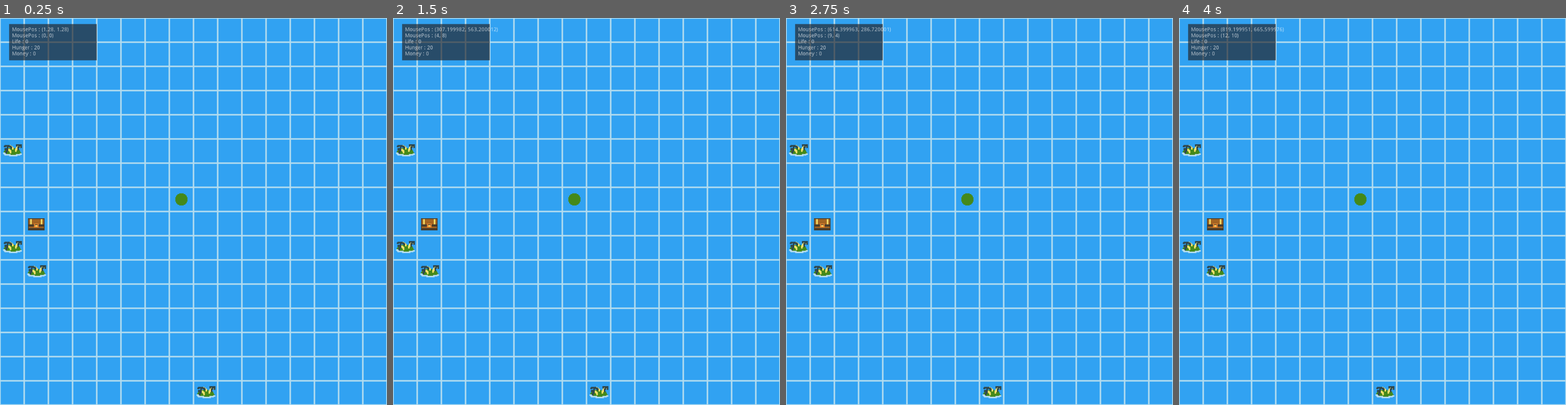
Above: before the commit, frames 1-4 (left to right).
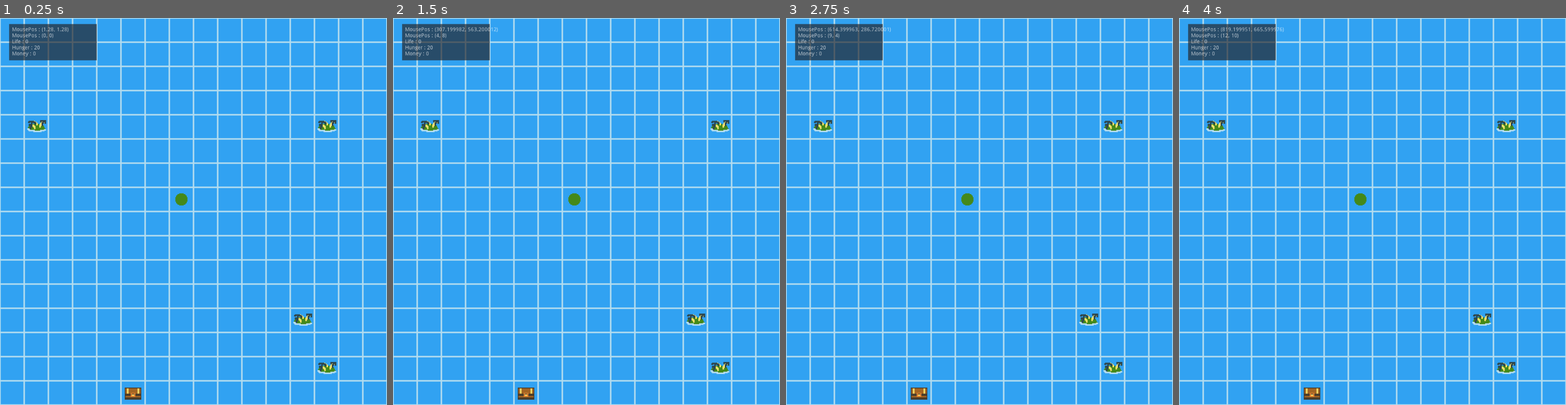
Above: after the commit, the same moments.

Repository: MrSheeplip/JamEstLa_Pirate
Game: Godot game, scene res://Pirate/scn/PrincipalScene.tscn
The game is run twice, just before and just after one commit, with the same random seed, the same clock (stepped at 60 frames per second) and the same inputs.
Inputs (mouse positions are in pixels of both pictures, inside the frame that each line leads up to):
- Up to frame 1 (0.25 s): no input
- Up to frame 2 (1.5 s): tap Enter at 0.5 s; move the mouse to (671, 192) at 0.52 s; click (671, 192) at 0.6 s; right-click (671, 192) at 0.8 s; tap Space at 1.25 s; move the mouse to (509, 230) at 1.27 s; right-click (509, 230) at 1.35 s
- Up to frame 3 (2.75 s): click (902, 230) at 1.55 s; tap Enter at 2 s; move the mouse to (1018, 126) at 2.02 s; click (1018, 126) at 2.1 s; right-click (1018, 126) at 2.3 s
- Up to frame 4 (4 s): tap Space at 2.75 s; move the mouse to (1353, 288) at 2.77 s; right-click (1353, 288) at 2.85 s; click (1353, 288) at 3.05 s; tap Enter at 3.5 s; move the mouse to (1488, 269) at 3.52 s; click (1488, 269) at 3.6 s; right-click (1488, 269) at 3.8 s

The runs differ from the first frame. In frame 1, 1.2% of the frame differs, in the area x 0-87%, y 26-99%; in frame 2, 1.2%; in frame 3, 1.2%; in frame 4, 1.2%.

Commit message:
add func Tilemap

Diff:
--- a/Pirate/scn/PrincipalScene.tscn
+++ b/Pirate/scn/PrincipalScene.tscn
@@ -14,7 +14,6 @@
 onready var DebugMode : Panel = $Debug
 
 func _process(delta):
-
 	Debug()
 	Selector.SelectorMovement()
 	Selector.SelectorChoose()
--- a/Pirate/scn/Selector.gd
+++ b/Pirate/scn/Selector.gd
@@ -56,24 +56,26 @@
 
 	if Input.is_action_just_pressed("MouseRight") and SelectorOnMovement:
 		SelectorOnMovement = false
+		SelectorLabel.self_modulate = "ffffff"
 		visible = false
-		yield(get_tree().create_timer(0,1),"timeout")
+
 	if Input.is_action_just_pressed("MouseLeft") and SelectorOnMovement:
 		if Player.Hunger > PreHunger or Player.Hunger == PreHunger:
-			if PlayerPosTile != MousePosTile:
-				MovePlayer(PreHunger)
+			if MousePosTile != PlayerPosTile :
+				MovePlayer()
 
 func SelectorChoose():
 	if SelectorOnMovement:
 		PlayerOnMove()
 	else:
 		if PlayerPosTile == MousePosTile and Input.is_action_just_pressed("MouseLeft"):
-				SelectorOnPlayer = false
-				SelectorOnMovement = true
+			SelectorOnMovement = true
+			visible = true
+			SelectorLabel.text = SelectorTextLabel()
 		elif PlayerPosTile == MousePosTile and not Input.is_action_just_pressed("MouseLeft"):
-				SelectorOnPlayer = true
-				visible = true
-				SelectorLabel.text = SelectorTextLabel()
+			SelectorOnPlayer = true
+			visible = true
+			SelectorLabel.text = SelectorTextLabel()
 		elif MousePosTile == Map.ChestPos: #si souris sur Coffre
 				SelectorOnChest = true
 				SelectorLabel.text = SelectorTextLabel()
@@ -88,28 +90,19 @@
 			SelectorOnPlayer = false
 			visible = false
 
-func MovePlayer(preHunger):
-	if MousePosTile == Map.ChestPos: #si souris sur Coffre
-		Player.Hunger -= preHunger
-		Map.set_cellv(Map.ChestPos,1)
-		yield(get_tree().create_timer(0,1),"timeout")
-		Map.set_cellv(PlayerPosTile,0)
-		PlayerPosTile = Map.PlayerTiles()
-		Map.RandiTiles()
-		SelectorOnMovement = false
-	elif Map.IslandTiles.has(MousePosTile):
-		Player.Hunger -= preHunger
-		Map.set_cellv(MousePosTile,1)
-		yield(get_tree().create_timer(0,1),"timeout")
-		Map.set_cellv(PlayerPosTile,0)
-		PlayerPosTile = Map.PlayerTiles()
-		Map.RandiTiles()
-		SelectorOnMovement = false
-	else:
-		Player.Hunger -= preHunger
-		Map.set_cellv(MousePosTile,1)
-		SelectorIsActived = false
-		yield(get_tree().create_timer(0,1),"timeout")
-		Map.set_cellv(PlayerPosTile,0)
-		PlayerPosTile = Map.PlayerTiles()
-		SelectorOnMovement = false
+func MovePlayer():
+	Map.set_cellv(MousePosTile,1)
+	Map.set_cellv(PlayerPosTile,0)
+	PlayerPosTile = Map.PlayerTiles()
+
+	if PlayerPosTile == Map.ChestPos:
+		Map.ChestPos = null
+	if Map.IslandTiles.has(PlayerPosTile):
+		print ("1")
+		Map.IslandTiles.clear()
+		Map.IslandTiles = Map.get_used_cells_by_id(4)
+
+	Map.RandiTiles()
+	yield(get_tree().create_timer(0,1),"timeout")
+	Player.Hunger -= PreHunger
+	SelectorOnMovement = false
--- a/Pirate/scn/TileMapWorld.gd
+++ b/Pirate/scn/TileMapWorld.gd
@@ -32,6 +32,7 @@
 		randiArray = randi() % randiPos
 		ChestPos = CellsRandi[randiArray]
 		set_cellv(ChestPos,3)
+		print ("New ChestPos: " + str(ChestPos))
 
 	while  IslandTiles.size() < 4:
 			var SetCellPos
@@ -42,3 +43,4 @@
 			if !SetCellPos == ChestPos:
 				set_cellv(SetCellPos,4)
 				IslandTiles.append(SetCellPos)
+				print ("New Islands Pos: " + str(IslandTiles))
--- a/project.godot
+++ b/project.godot
@@ -22,7 +22,6 @@
 [autoload]
 
 Player="*res://Pirate/scn/Script/Player.gd"
-CoreNode="*res://Pirate/scn/PrincipalScene.tscn"
 
 [display]
 
